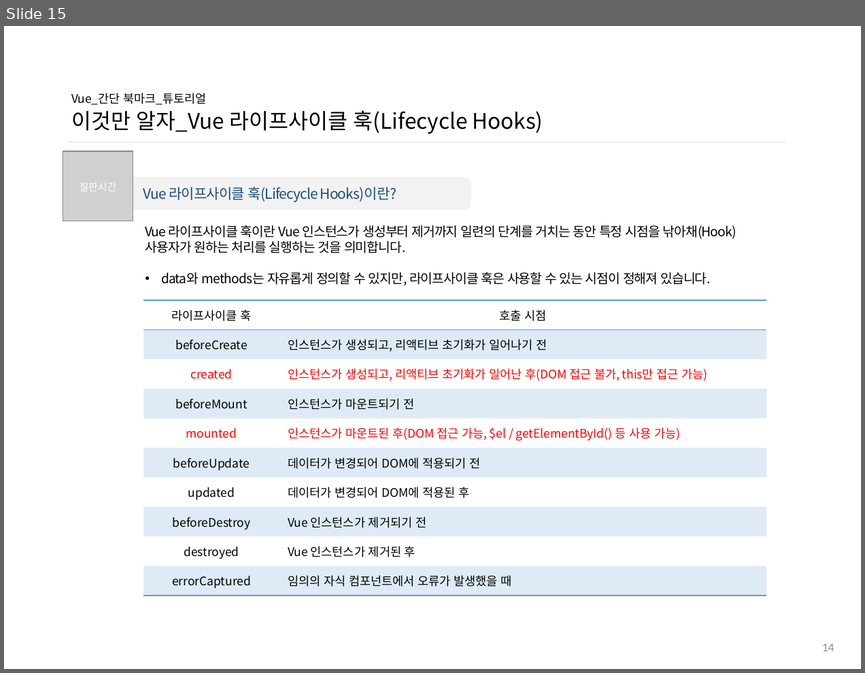
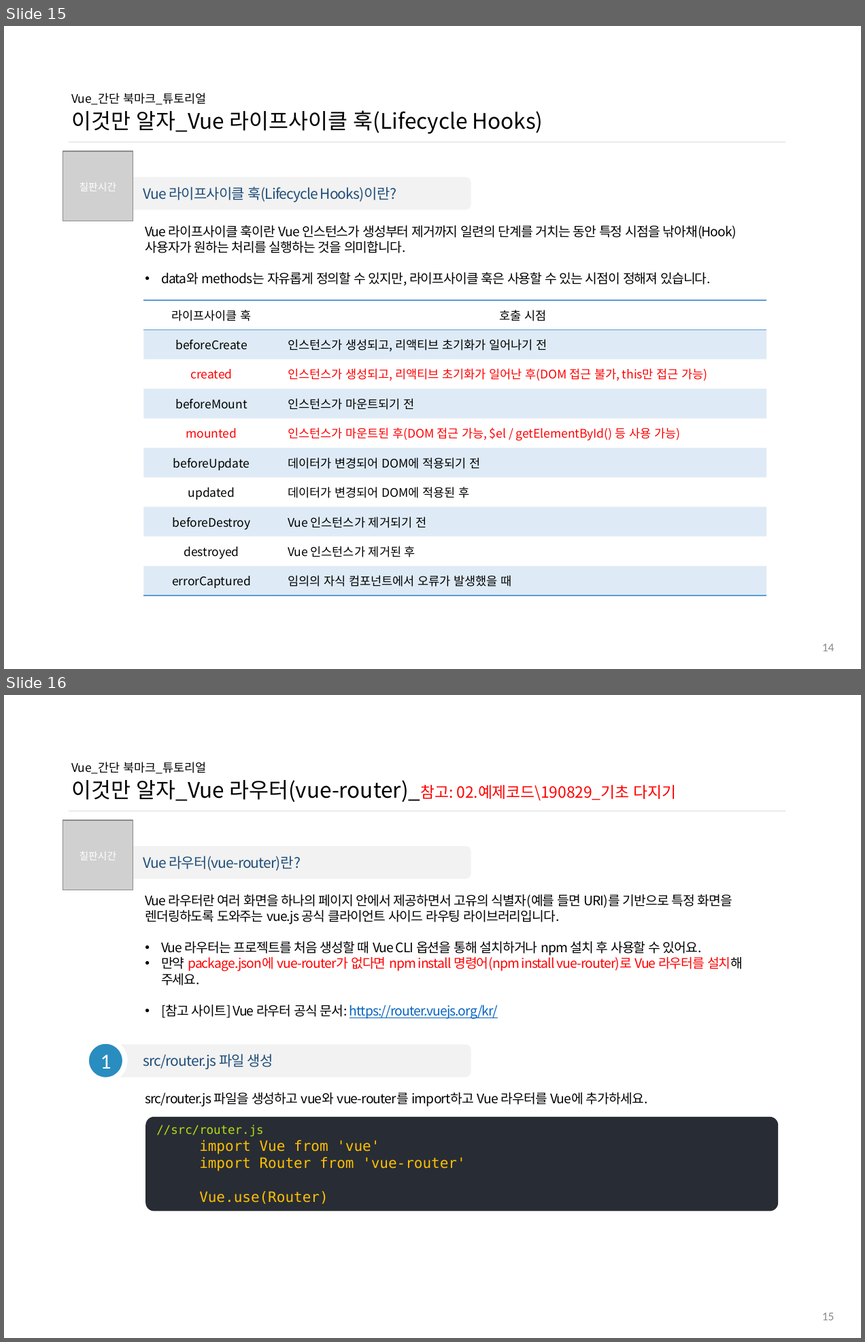
Before and after one commit to ddowon/vueStudy, a slide deck: 01.참고자료/190827_간단 북마크 만들기.pptx. Shown one above the other, each under a label of ours: slide 15 before the commit, slides 15 and 16 after it. The pictures are 865x673 and 865x1342 pixels, drawn with LibreOffice and Linux fonts; fonts in the diff are those of the drawing; grey boxes stand for pictures; background and template pictures are left out. Boxes give left, top, right and bottom in pixels: in the first picture for what was removed or moved away, otherwise in the second. Text is boxed around its words. In the diff, an @@ line names an element or a change of style, - is before the commit and + after.

Commit message:
8월 29일 스터디 자료 추가

```diff
--- a/01.참고자료/190827_간단 북마크 만들기.pptx
+++ b/01.참고자료/190827_간단 북마크 만들기.pptx
@@ slide 16 added at [4,695,861,1338], background #FFFFFF @@
@@ title added at [71,762,677,802], 18 pt, text #000000 @@
+Vue_간단 북마크_튜토리얼
+이것만 알자_Vue 라우터(vue-router)_참고: 02.예제코드\190829_기초 다지기
@@ line added from (68, 811) to (785, 811), #D9D9D9 0.5 pt @@
@@ picture added at [63,820,133,890] @@
@@ text added at [79,851,117,860], 8.5 pt, text #FFFFFF @@
+칠판시간
@@ rounded rectangle added at [107,846,471,879], fill #F2F2F2, 12 pt, text #1F4E79 @@
+Vue 라우터(vue-router)란?
@@ text added at [145,894,742,1019], 11 pt, text #000000 @@
+Vue 라우터란 여러 화면을 하나의 페이지 안에서 제공하면서 고유의 식별자(예를 들면 URI)를 기반으로 특정 화면을 렌더링하도록 도와주는 vue.js 공식 클라이언트 사이드 라우팅 라이브러리입니다.
+• Vue 라우터는 프로젝트를 처음 생성할 때 Vue CLI 옵션을 통해 설치하거나 npm 설치 후 사용할 수 있어요.
+• 만약 package.json에 vue-router가 없다면 npm install 명령어(npm install vue-router)로 Vue 라우터를 설치해 주세요.
+• [참고 사이트] Vue 라우터 공식 문서: https://router.vuejs.org/kr/
@@ ellipse added at [86,1041,125,1080], fill #298DBF, outline #FFFFFF 4.5 pt, 18 pt, text #FFFFFF @@
+1
@@ rounded rectangle added at [107,1044,471,1076], fill #F2F2F2, 12 pt, text #1F4E79 @@
+src/router.js 파일 생성
@@ text added at [145,1092,648,1106], 11 pt, text #000000 @@
+src/router.js 파일을 생성하고 vue와 vue-router를 import하고 Vue 라우터를 Vue에 추가하세요.
@@ rounded rectangle added at [145,1117,778,1211], fill #282C34, 12 pt, text #FFC000 @@
+//src/router.js
+  import Vue from 'vue'
+  import Router from 'vue-router'
+  Vue.use(Router)
@@ page number added at [822,1312,834,1320], 10 pt, text #8C8C8C @@
+15
```
Also in this commit, not shown: 1 slide changed, 7 other slides added, 23 other files.
